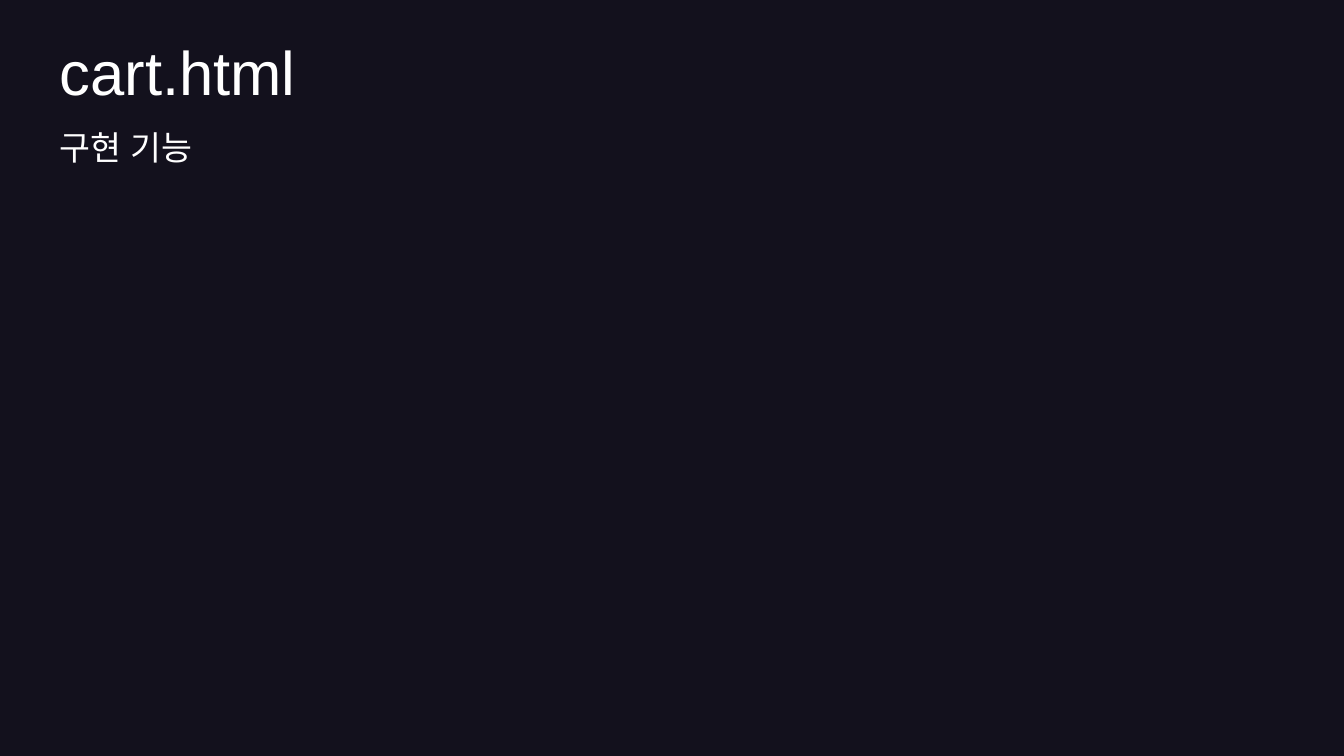
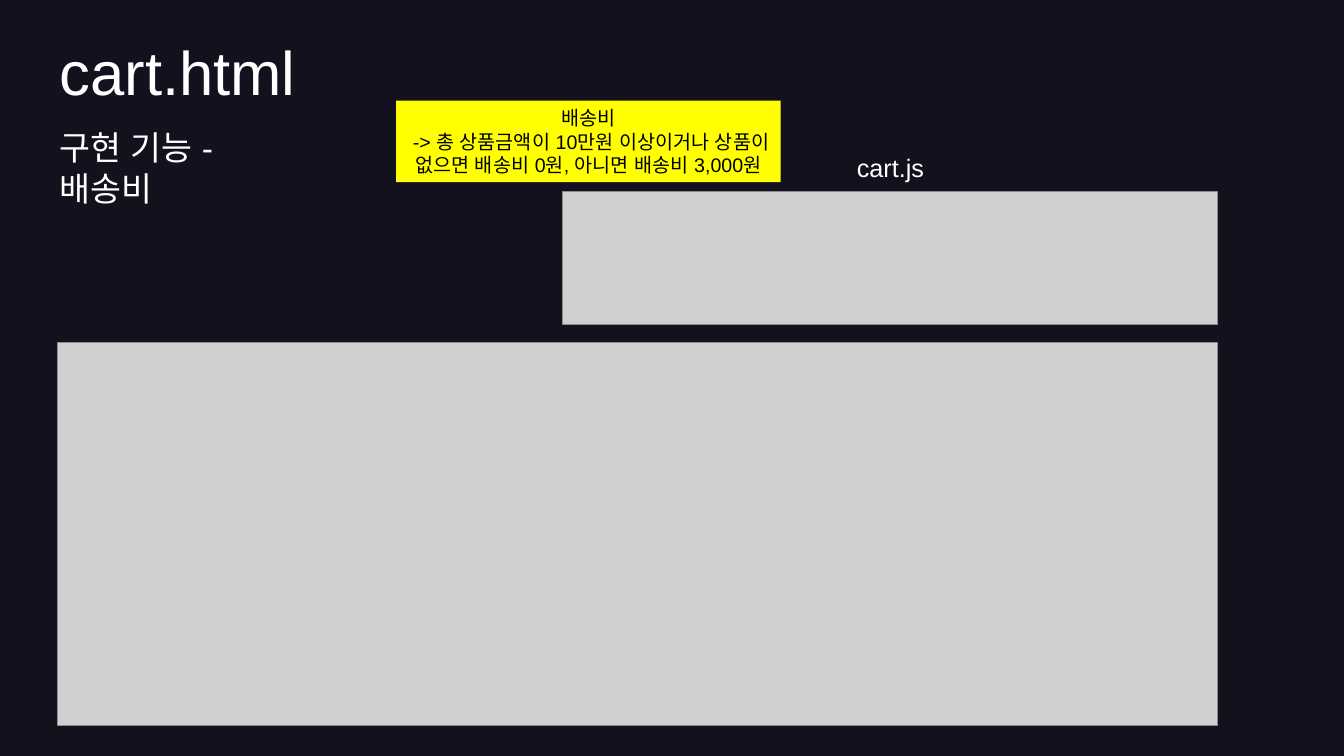
Before and after one commit to hyunkyumlee/FrontProject, a slide deck: slide 31 of 발표 자료/푸마_발표ppt.pptx (slide 18 before the commit). Drawn at 1344x756 pixels with LibreOffice and Linux fonts; fonts in the diff are those of the drawing; grey boxes stand for pictures. Boxes give left, top, right and bottom in pixels: in the first picture for what was removed or moved away, otherwise in the second. Text is boxed around its words. In the diff, an @@ line names an element or a change of style, - is before the commit and + after.

```diff
--- a/발표 자료/푸마_발표ppt.pptx
+++ b/발표 자료/푸마_발표ppt.pptx
@@ rectangle added at box(396, 101, 781, 182), fill #FFFF00, 14 pt, text #000000 @@
+배송비
+-> 총 상품금액이 10만원 이상이거나 상품이 없으면 배송비 0원, 아니면 배송비 3,000원
@@ text at box(59, 132, 193, 204): text changed @@
-구현 기능
+구현 기능 - 배송비
@@ text added at box(857, 158, 924, 182), 18 pt, text #FFFFFF @@
+cart.js
@@ picture added at box(564, 192, 1218, 326) @@
@@ picture added at box(58, 343, 1218, 726) @@
```
Also in this commit, not shown: 4 other slides changed, 14 slides added, 2 other files.
